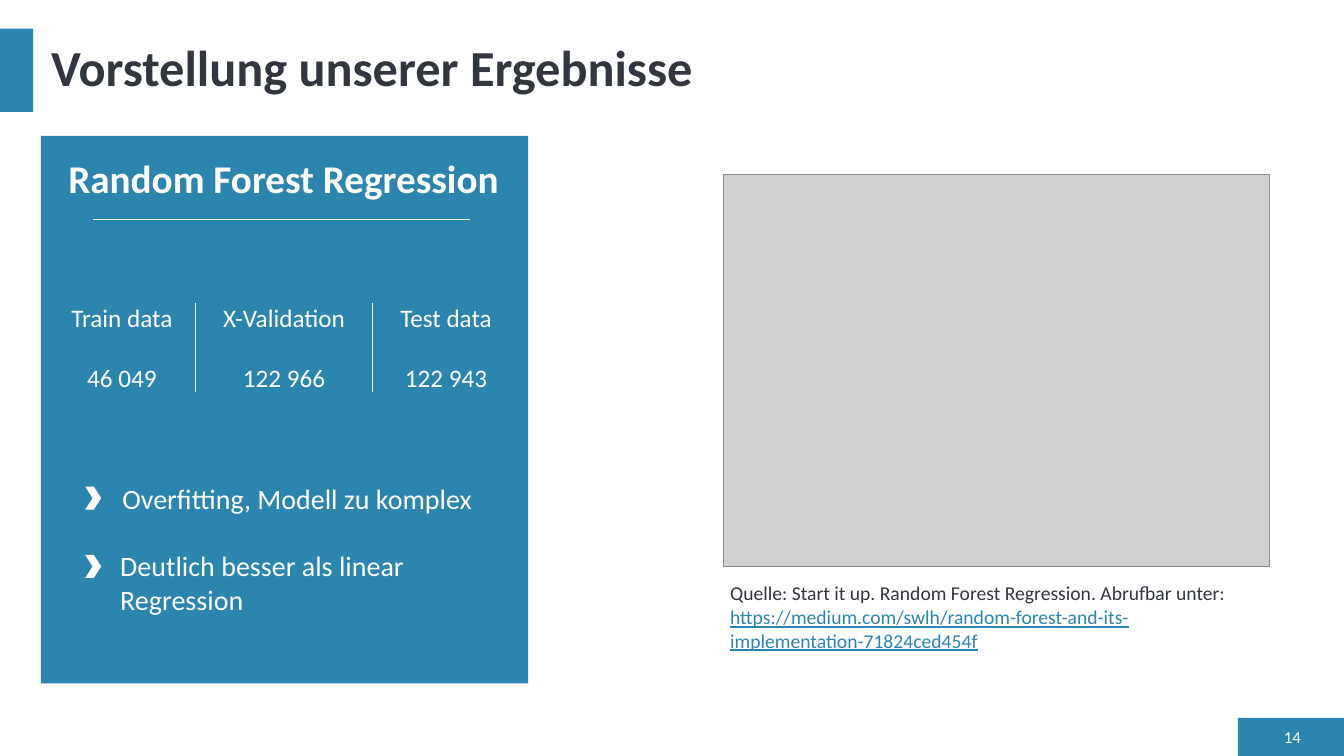
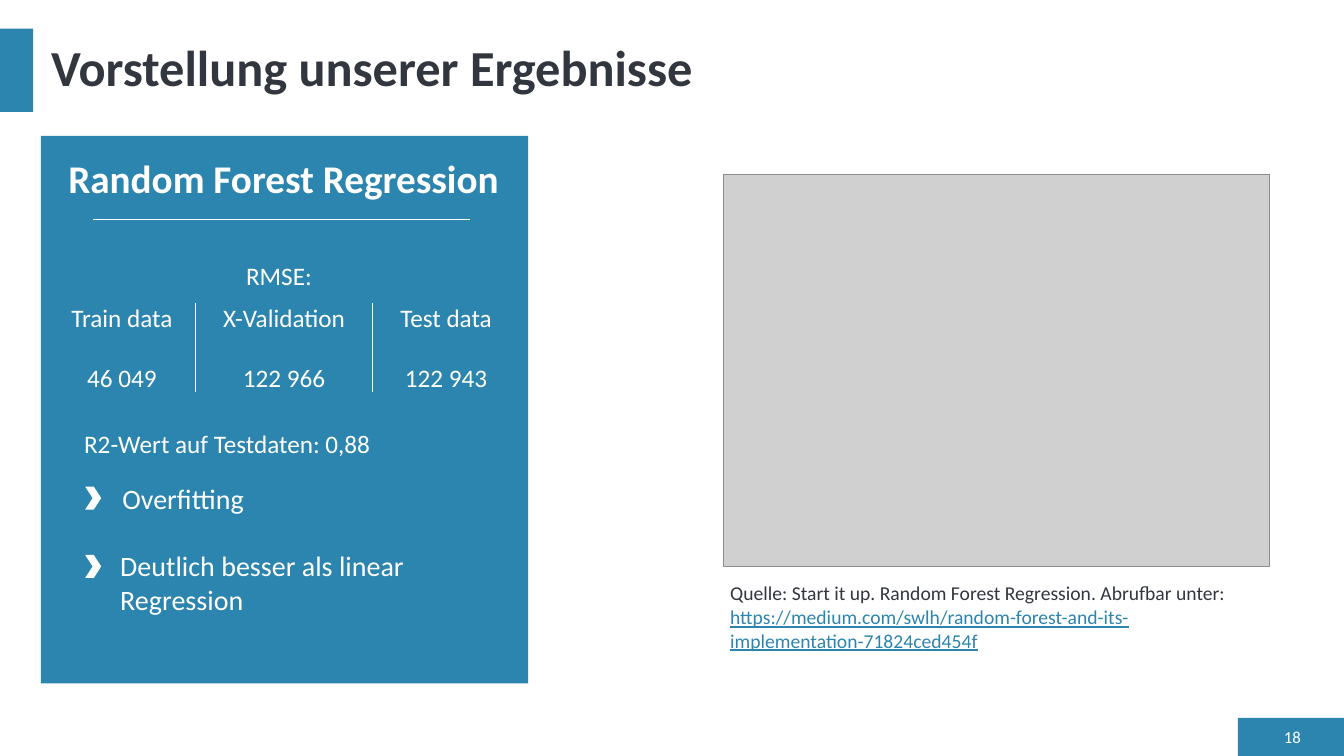
Before and after one commit to LennartFertig/DataExploration_HousePriceSeattle, a slide deck: slide 18 of HousePricePrediction_Präsentation.pptx (slide 14 before the commit). Drawn at 1344x756 pixels with LibreOffice and Linux fonts; fonts in the diff are those of the drawing; grey boxes stand for pictures. Boxes give left, top, right and bottom in pixels: in the first picture for what was removed or moved away, otherwise in the second. Text is boxed around its words. In the diff, an @@ line names an element or a change of style, - is before the commit and + after.

```diff
--- a/HousePricePrediction_Präsentation.pptx
+++ b/HousePricePrediction_Präsentation.pptx
@@ text added at (x1=246, y1=268, x2=312, y2=285), 18 pt, text #FFFFFF @@
+RMSE:
@@ text added at (x1=84, y1=435, x2=370, y2=456), 18 pt, text #FFFFFF @@
+R2-Wert auf Testdaten: 0,88
@@ text at (x1=122, y1=489, x2=243, y2=514): text changed @@
-Overfitting, Modell zu komplex
+Overfitting
@@ page number at (x1=1284, y1=731, x2=1301, y2=743): text changed @@
-14
+18
```
Also in this commit, not shown: 10 other slides changed, 7 slides added, 1 slide removed.
